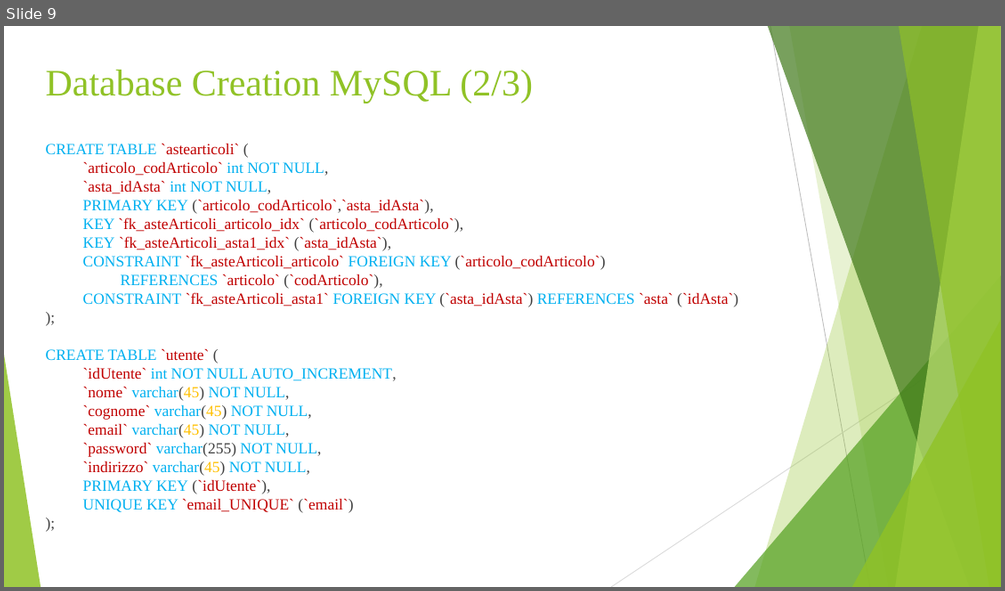
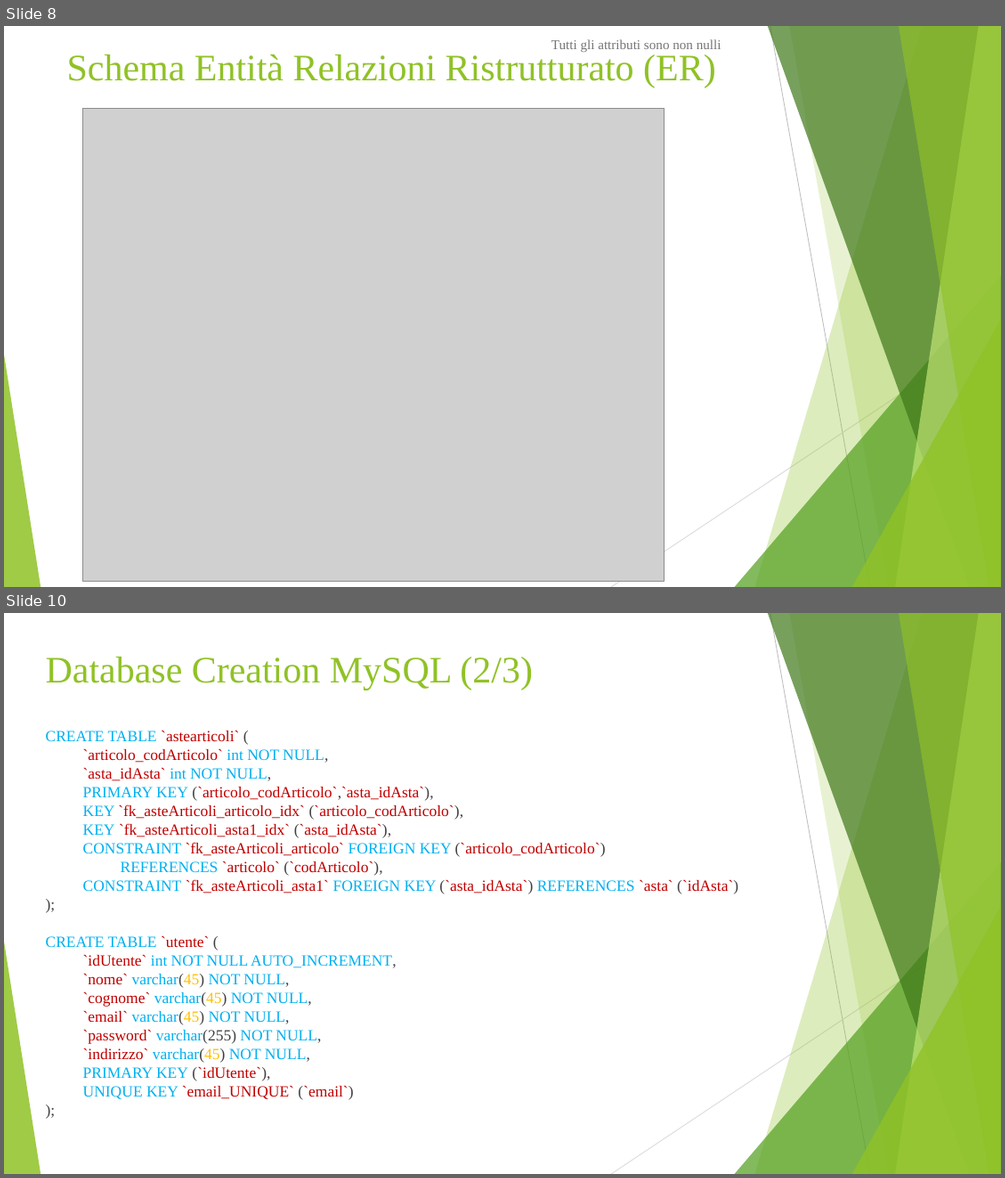
Before and after one commit to francescospangaro/tecnologie-web, a slide deck: docs/Presentation.pptx. Shown one above the other, each under a label of ours: slide 9 before the commit, slides 8 and 10 after it; the slides between them are not shown. The pictures are 1005x591 and 1005x1178 pixels, drawn with LibreOffice and Linux fonts; fonts in the diff are those of the drawing; grey boxes stand for pictures. Boxes give left, top, right and bottom in pixels: in the first picture for what was removed or moved away, otherwise in the second. Text is boxed around its words. In the diff, an @@ line names an element or a change of style, - is before the commit and + after.

```diff
--- a/docs/Presentation.pptx
+++ b/docs/Presentation.pptx
@@ slide 8 added at [4,26,1001,587], background #FFFFFF; not listed: 10 template elements that a slide beside it also shows @@
@@ title added at [67,51,716,87], 36 pt, text #90C226 @@
+Schema Entità Relazioni Ristrutturato (ER)
@@ text added at [551,39,721,52], 13 pt, text #767676 @@
+Tutti gli attributi sono non nulli
@@ picture added at [82,109,663,580] @@
@@ what was slide 9 is now slide 10 @@
```
Also in this commit, not shown: 5 slides changed, 4 other files.
